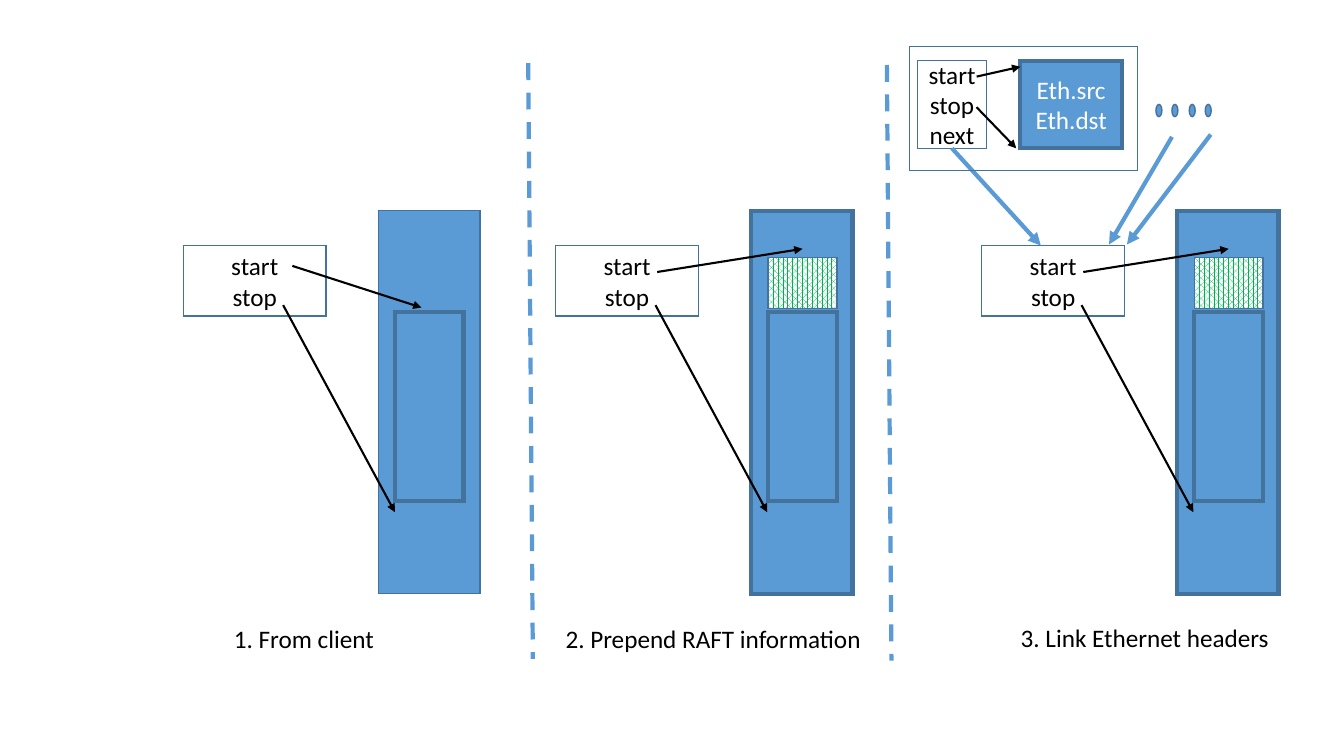
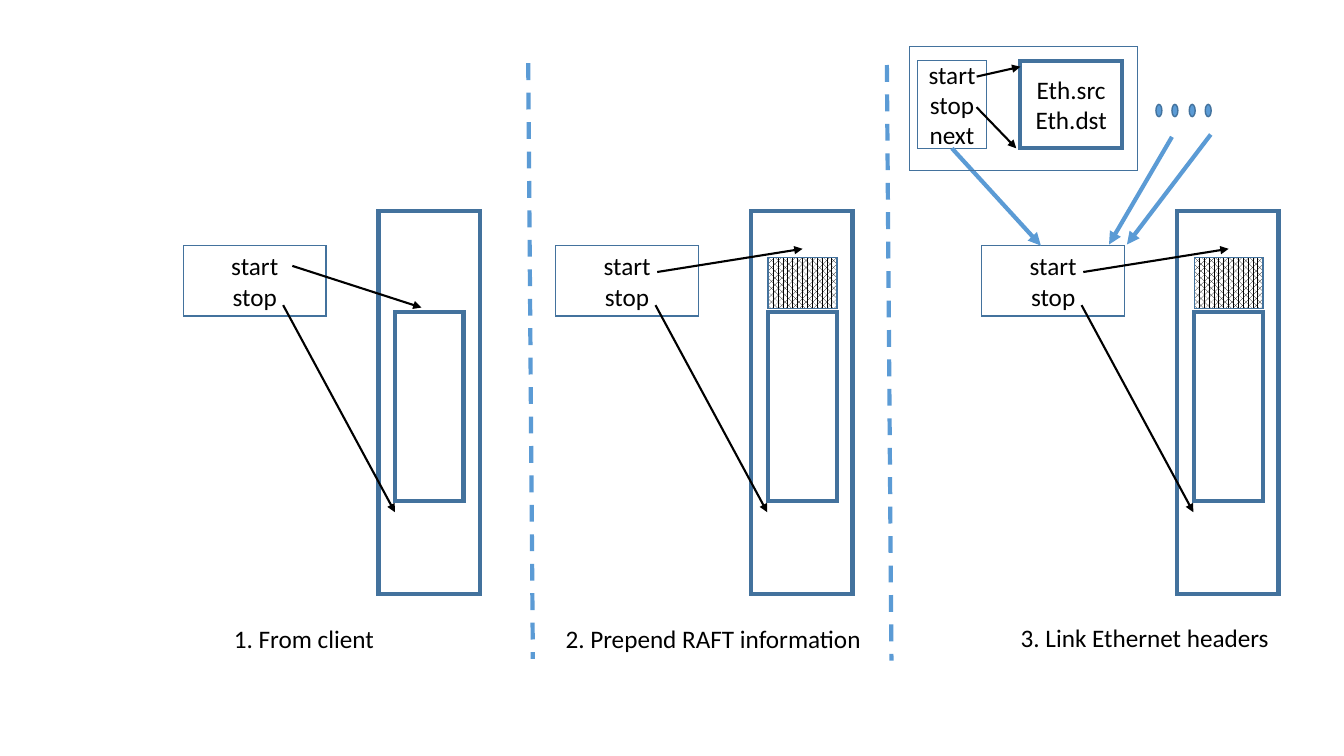
Before and after one commit to sdulloor/cyclone, a slide deck: slide 1 of paper/figures2/network_packet.pptx. Drawn at 1344x756 pixels with LibreOffice and Linux fonts; fonts in the diff are those of the drawing. Boxes give left, top, right and bottom in pixels: in the first picture for what was removed or moved away, otherwise in the second. Text is boxed around its words. In the diff, an @@ line names an element or a change of style, - is before the commit and + after.

```diff
--- a/paper/figures2/network_packet.pptx
+++ b/paper/figures2/network_packet.pptx
@@ rectangle "Eth.src" at (1020,62,1122,148): text colour #FFFFFF to #000000; fill #5B9BD5 to none @@
@@ rectangle at (378,211,480,594): fill #5B9BD5 to none; outline #43739E 1 pt to #43739E 3 pt @@
@@ rectangle at (768,257,837,309): fill pattern #00B050 on #FFFFFF to pattern #000000 on #FFFFFF @@
@@ rectangle at (1195,257,1263,309): fill pattern #00B050 on #FFFFFF to pattern #000000 on #FFFFFF @@
@@ fill #5B9BD5 to none in 5 elements at (395,312,464,501), (751,211,853,594), (768,312,837,501), (1178,211,1279,594), (1195,312,1263,501) @@
```
Also in this commit, not shown: 20 other files.
